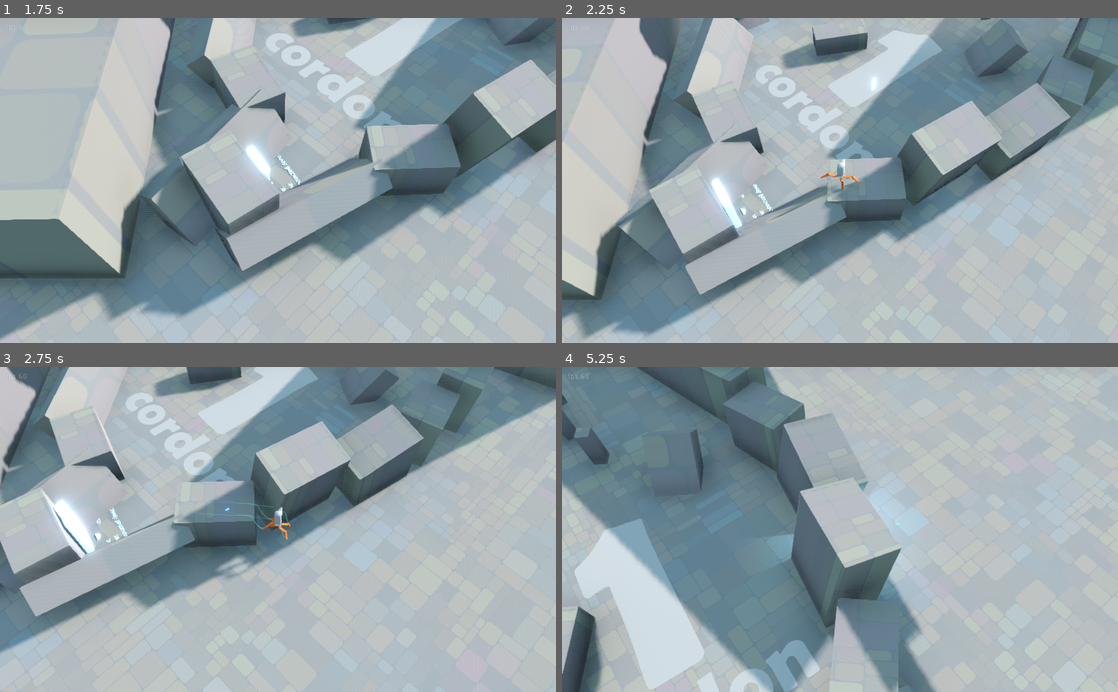
Above: before the commit, frames 1-4 (two rows, left to right).
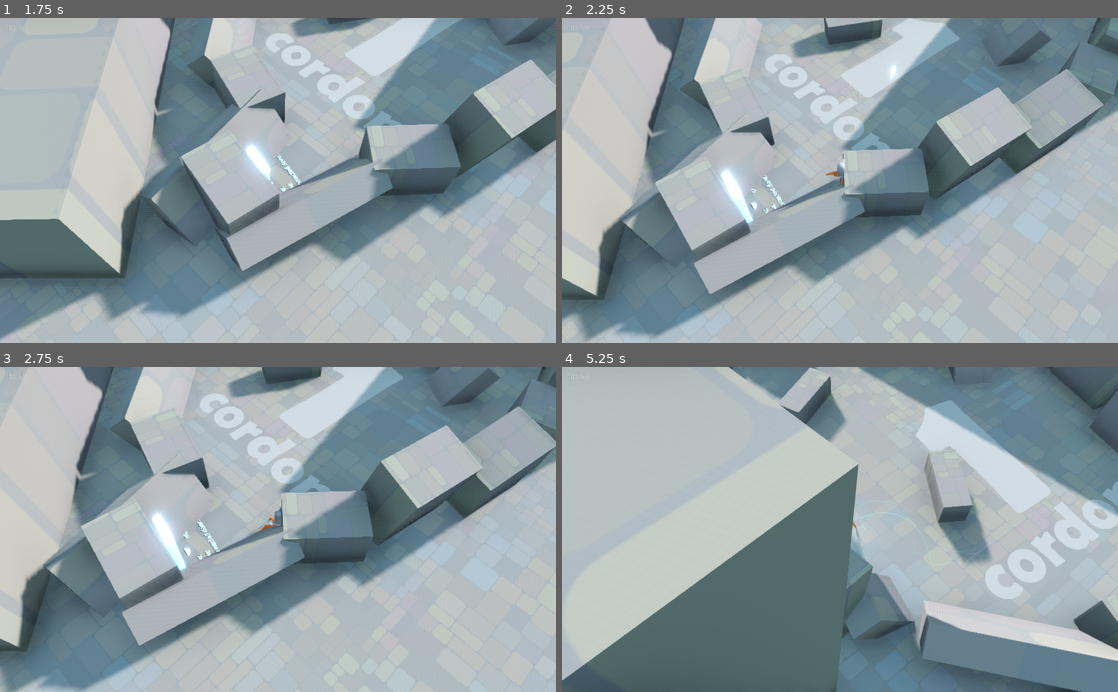
Above: after the commit, the same moments.

Repository: ioxu/key
Game: Godot game, scene res://scenes/splash.tscn
The game is run twice, just before and just after one commit, with the same random seed, the same clock (stepped at 60 frames per second) and the same inputs.
Inputs (mouse positions are in pixels of both pictures, inside the frame that each line leads up to):
- Up to frame 1 (1.75 s): tap X at 0.5 s; move the mouse to (400, 164) at 0.52 s; hold D (move_right) 0.53-1.28 s; hold Left (camera_rotate_left) 0.53-1.28 s; click (400, 164) at 0.67 s; tap Space (jump) at 0.77, 1.25, 1.52 s; move the mouse to (166, 196) at 1.27 s; hold S (move_down) from 1.28 s (still down); tap Right (camera_rotate_right) at 1.35 s
- Up to frame 2 (2.25 s): move the mouse to (895, 109) at 2.02 s; release S (move_down) at 2.03 s; hold D (move_right) from 2.03 s (still down); click (895, 109) at 2.1 s
- Up to frame 3 (2.75 s): keep holding D (move_right)
- Up to frame 4 (5.25 s): move the mouse to (812, 594) at 2.77 s; release D (move_right) at 2.78 s; hold W (move_up) 2.78-3.53 s; tap Left (camera_rotate_left) at 2.85 s; click (812, 594) at 2.92 s; tap Space (jump) at 3.02, 3.77, 4.52 s; move the mouse to (1006, 578) at 3.52 s; hold Right (camera_rotate_right) 3.53-4.28 s; hold A (move_left) 3.53-5.03 s; move the mouse to (673, 480) at 4.27 s; click (673, 480) at 4.35 s; move the mouse to (867, 529) at 5.02 s; hold S (move_down) from 5.03 s (still down); hold Left (camera_rotate_left) from 5.03 s (still down); click (867, 529) at 5.17 s

Frame 1 is identical in both runs. In frame 2, 22% of the frame differs, in the area x 0-100%, y 0-100%; in frame 3, 51%; in frame 4, 73%.

Commit message:
shell casings collide with player

Diff:
--- a/data/weapons/pulse_shard/pulse_shard.gd
+++ b/data/weapons/pulse_shard/pulse_shard.gd
@@ -99,8 +99,6 @@
 	casing.apply_torque_impulse( ( $shell_casing_spawner.global_transform.basis.y * rand_range( 0.2, 2.0 ) ) + \
 		($shell_casing_spawner.global_transform.basis.x * rand_range(-0.5, 0.5 ) ) )
 
-
-
 	if !is_enemy_weapon:
 		Input.start_joy_vibration(0, 1.0, 0.0, 0.05)
 
--- a/data/weapons/pulse_shard/pulse_shard.tscn
+++ b/data/weapons/pulse_shard/pulse_shard.tscn
@@ -126,14 +126,12 @@
 
 [node name="pulse_shard" instance=ExtResource( 1 )]
 script = ExtResource( 2 )
-calculate_global_transform_velocity = true
 
 [node name="shell_casing_spawner" type="Spatial" parent="." index="0"]
 transform = Transform( 0.955386, 0.294901, -0.0164577, -0.294941, 0.955515, -1.28923e-08, 0.0157255, 0.00485405, 0.999865, -0.279503, -0.346127, -0.448279 )
 
 [node name="pulse_shard_casing" parent="shell_casing_spawner" index="0" instance=ExtResource( 6 )]
 transform = Transform( 1, 8.78208e-09, 0, 8.79663e-09, 1, -4.65661e-10, 0, -4.65661e-10, 1, 0, 0, 0 )
-collision_mask = 263
 mass = 3.0
 gravity_scale = 2.0
 
--- a/data/weapons/pulse_shard/pulse_shard_casing.gd
+++ b/data/weapons/pulse_shard/pulse_shard_casing.gd
@@ -1,15 +1,10 @@
 extends RigidBody
-
-
-func _ready():
-	pass # Replace with function body.
-
 
 
 func _process(delta):
 	var f = Util.bias($Timer.time_left / $Timer.wait_time, 0.15)
-	#$MeshInstance.mesh.surface_get_material(0).emission_energy = f * 10.0
 	$MeshInstance.mesh.surface_get_material(0).albedo_color.a = f * 1.0
+
 
 func _on_Timer_timeout():
 	self.queue_free()
--- a/data/weapons/pulse_shard/pulse_shard_casing.tscn
+++ b/data/weapons/pulse_shard/pulse_shard_casing.tscn
@@ -6,9 +6,9 @@
 friction = 0.72
 bounce = 0.65
 
-[sub_resource type="BoxShape" id=2]
-margin = 0.2
-extents = Vector3( 0.0338166, 0.0321472, 0.151308 )
+[sub_resource type="CapsuleShape" id=5]
+radius = 0.073101
+height = 0.247751
 
 [sub_resource type="SpatialMaterial" id=3]
 resource_local_to_scene = true
@@ -33,10 +33,11 @@
 mass = 10.0
 physics_material_override = SubResource( 1 )
 gravity_scale = 5.0
+continuous_cd = true
 script = ExtResource( 1 )
 
 [node name="CollisionShape" type="CollisionShape" parent="."]
-shape = SubResource( 2 )
+shape = SubResource( 5 )
 
 [node name="MeshInstance" type="MeshInstance" parent="."]
 mesh = SubResource( 4 )
--- a/data/weapons/weapon.gd
+++ b/data/weapons/weapon.gd
@@ -7,6 +7,8 @@
 export var base_damage = 100.0
 export var activated : bool = false setget set_activated, get_activated
 export var calculate_global_transform_velocity : bool = false
+#export var track_global_transform : bool = false
+
 
 export var aim_tolerance := 0.05 # based on: 1.0 - (dot product of direction from attacker to target)
 
--- a/scenes/player/player.tscn
+++ b/scenes/player/player.tscn
@@ -28,8 +28,8 @@
 }
 
 [sub_resource type="CapsuleShape" id=2]
-radius = 0.55
-height = 0.55
+radius = 0.253386
+height = 1.74436
 
 [sub_resource type="CapsuleMesh" id=3]
 material = ExtResource( 11 )
@@ -64,7 +64,7 @@
 "Player",
 ]]
 collision_layer = 2147483649
-collision_mask = 22
+collision_mask = 2070
 script = ExtResource( 5 )
 recoil_time = 0.178688
 
@@ -72,7 +72,7 @@
 anims/recoil_time_animation = SubResource( 1 )
 
 [node name="CollisionShape" type="CollisionShape" parent="."]
-transform = Transform( 1, 0, 0, 0, -1.62921e-07, 1, 0, -1, -1.62921e-07, 0, 0.82259, -2.31754e-07 )
+transform = Transform( 1, 0, 0, 0, -1.62921e-07, 1, 0, -1, -1.62921e-07, 0, 1.11631, -2.79607e-07 )
 shape = SubResource( 2 )
 
 [node name="MeshInstance" type="MeshInstance" parent="."]
